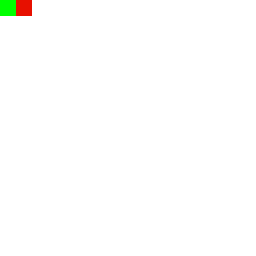
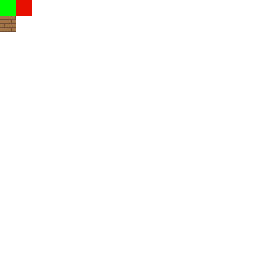
Layer changes from the first 256px x 256px image to the second:
added layer "Paint Layer 1" (1st of 2) above "Paint Layer 1" over [0, 15, 16, 32]
painted on "Paint Layer 1" (2nd of 2) over [0, 15, 16, 32]
